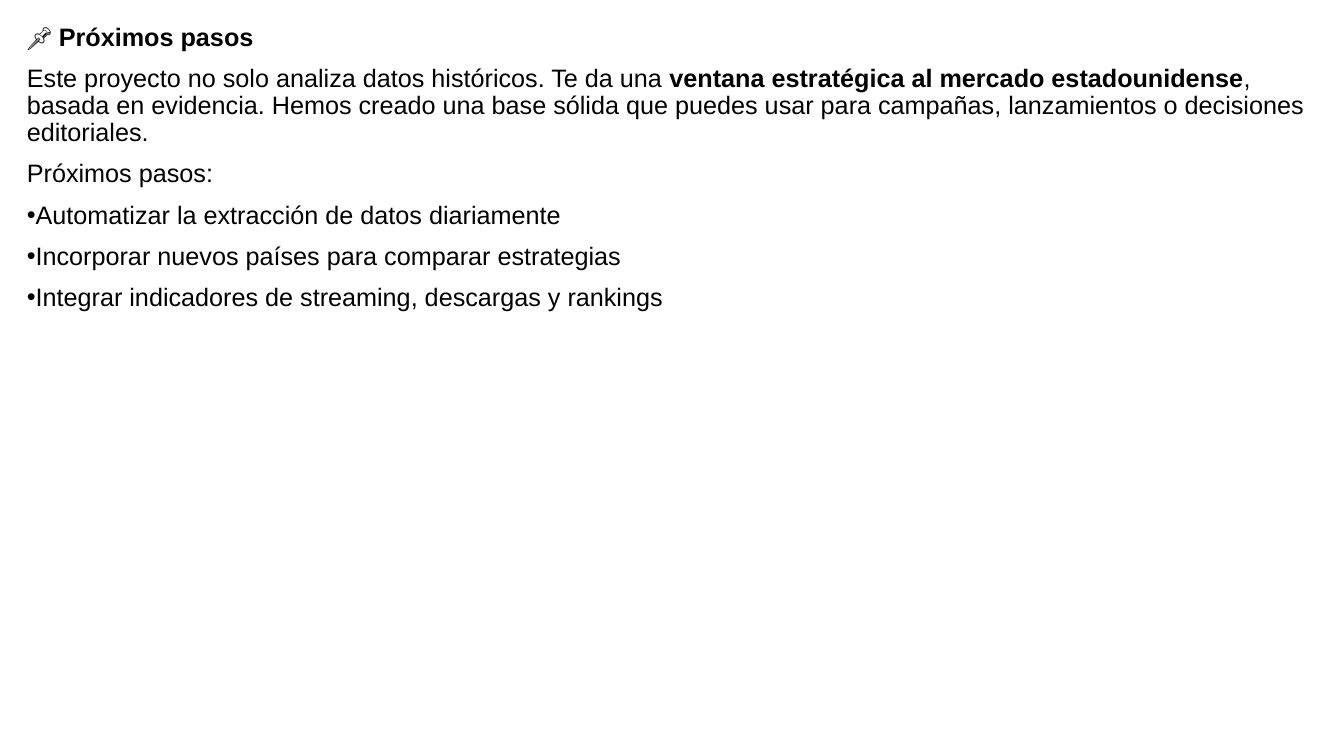
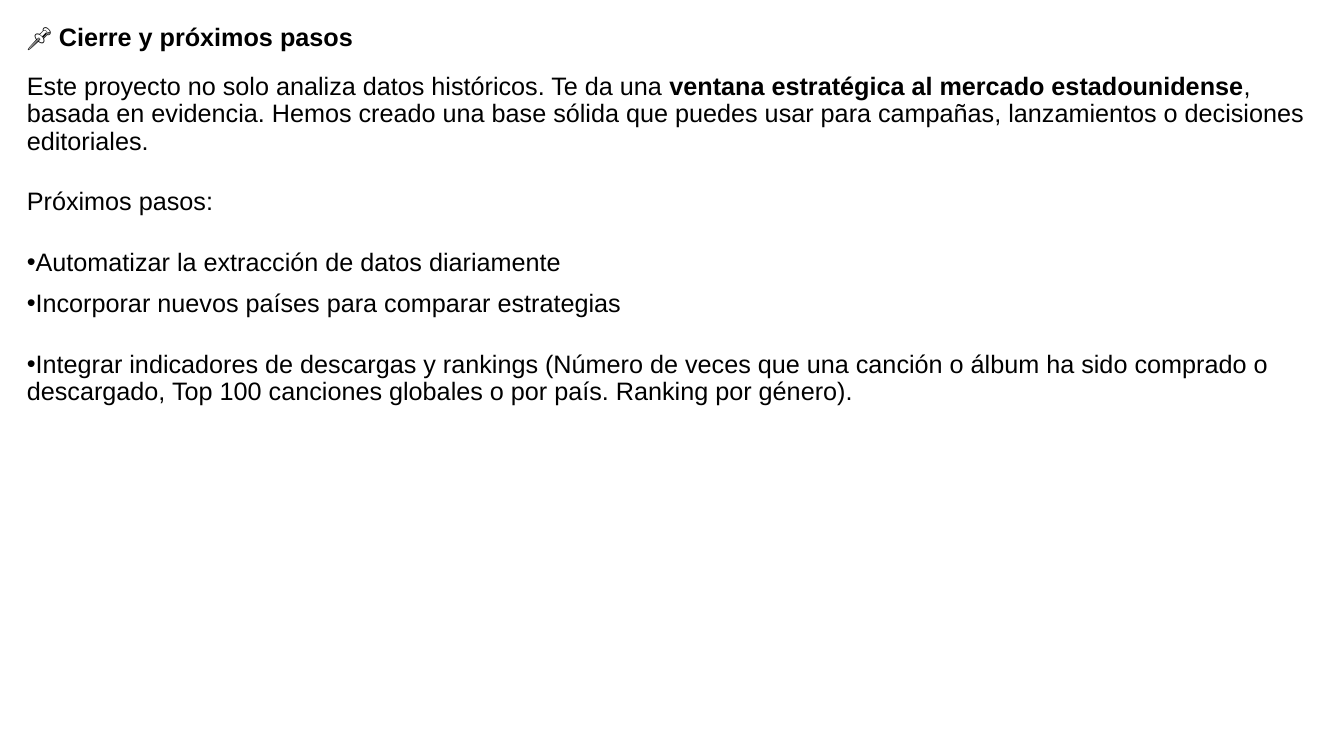
Before and after one commit to clausoler/proyecto_ITunes, a slide deck: slide 4 of documentacion/Esquema_Dashboard_iTunes/itunes.pptx. Drawn at 1344x756 pixels with LibreOffice and Linux fonts; fonts in the diff are those of the drawing. Boxes give left, top, right and bottom in pixels: in the first picture for what was removed or moved away, otherwise in the second. Text is boxed around its words. In the diff, an @@ line names an element or a change of style, - is before the commit and + after.

```diff
--- a/documentacion/Esquema_Dashboard_iTunes/itunes.pptx
+++ b/documentacion/Esquema_Dashboard_iTunes/itunes.pptx
@@ subtitle at bbox=[59, 27, 353, 51]: text changed @@
-📌 Próximos pasos
+📌 Cierre y próximos pasos
@@ subtitle at bbox=[27, 76, 1304, 318]: more space between paragraphs @@
@@ subtitle at bbox=[27, 354, 1268, 406]: text changed @@
-• Integrar indicadores de streaming, descargas y rankings
+• Integrar indicadores de descargas y rankings (Número de veces que una canción o álbum ha sido comprado o descargado, Top 100 canciones globales o por país. Ranking por género).
```
Also in this commit, not shown: 1 other slide changed, 1 other file.
